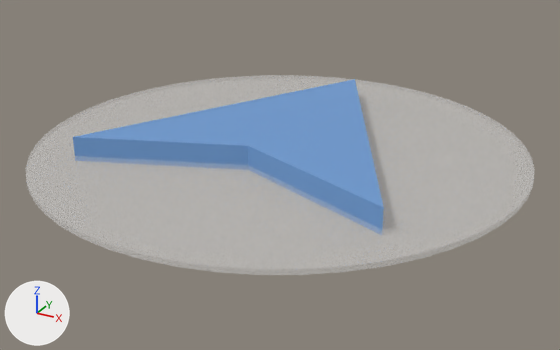
What one commit did to the glTF model Cursor.glb.
Both versions are drawn from a 50 mm camera at (143.1, -260.2, 118.4) aimed at (3.0, -5.4, -9.0). Arrows for +X, +Y and +Z are at lower left; the lights stay in place. Where no turn or scale is listed for an object, it has been applied to the vertices.

Names of what the first picture shows: 'Arrow.001', 'Cylinder'.
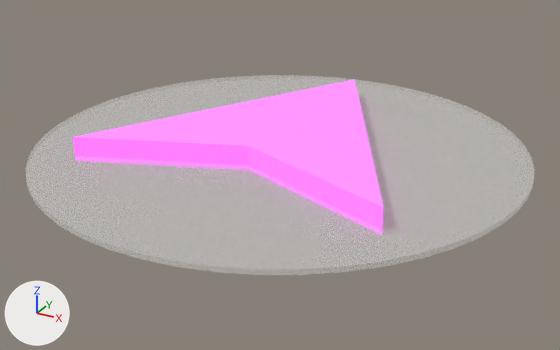
Patch to the scene script:
```diff
--- a/Cursor.glb.py
+++ b/Cursor.glb.py
@@ mat_blue @@
 mat_blue.base_color = (0.153, 0.329, 0.655)  # blue #6d9bd4
+mat_blue.emission_strength = 1.0
+mat_blue.emission_color = (0.945, 0.0, 0.725)  # pink #f900dd
```

Location of each change, [x1, y1, x2, y2] in pixels of the pictures (560 x 350 px):
'Arrow.001', recoloured, surface changed (blue to pink): [73, 79, 384, 229] in both
